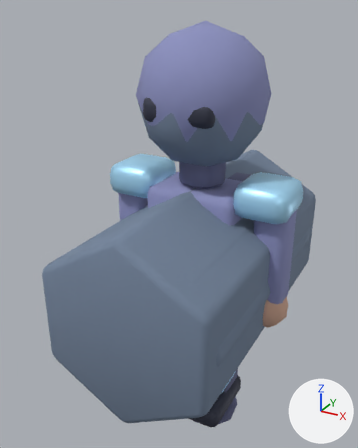
Before and after pictures for a commit that changed the glTF model public/assets/models/characters/slinger.glb.
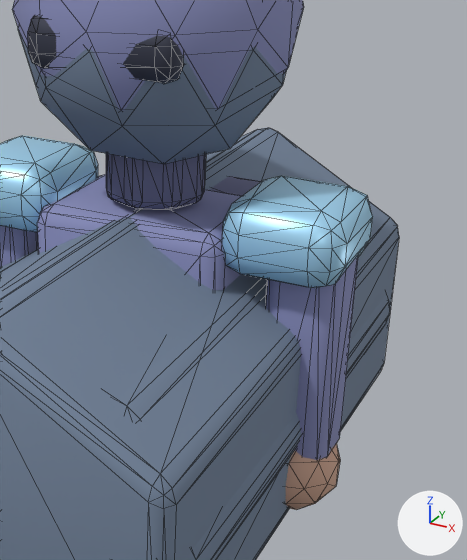
Each version is shown whole from a camera (50 mm lens) standing at (1.01, -2.08, 2.09) and looking at (-0.13, 0.0, 1.04), then close up on the part from 36% to 97% of the width and 20% to 78% of the height. The axes (+X, +Y, +Z) are drawn at lower right. The lights are the same throughout. The first two pictures are the older version. The close-ups show mesh edges as thin lines. Where no turn or scale is listed for an object, it has been applied to the vertices.

Before the edit, the objects in view are built like this:
```python
me_cube_276 = bpy.data.meshes.new('Cube.276')
me_cube_276.from_pydata(...)  # 56 vertices, 108 faces; spans x -0.135..0.135, y -0.15..0.15, z -0.085..0.085
me_cube_276.materials.append(mat_mat_slinger_accent)  # blue #ade2ff
me_cube_278 = bpy.data.meshes.new('Cube.278')
me_cube_278.from_pydata(...)  # 56 vertices, 108 faces; spans x -0.17..0.17, y -0.1..0.1, z -0.06..0.06
me_cube_278.materials.append(mat_mat_slinger_dark)  # greyish blue #3c3f50
me_icosphere_090 = bpy.data.meshes.new('Icosphere.090')
me_icosphere_090.from_pydata(...)  # an icosphere of 80 faces spanning x -0.285..0.285, y -0.3..0.3, z -0.3..0.3
me_icosphere_090.materials.append(mat_mat_lodproxy)  # greyish blue #76869e
ob_crest_shadow = bpy.data.objects.new('crest.shadow', me_cube_278)
ob_crest_shadow.location = (0.0, -0.18, 1.68)
ob_lod2_proxy_head = bpy.data.objects.new('LOD2_PROXY_head', me_icosphere_090)
ob_lod2_proxy_head.location = (0.0, 0.0, 1.68)
ob_shoulder_l = bpy.data.objects.new('shoulder.L', me_cube_276)
ob_shoulder_l.location = (-0.34, 0.0, 1.28)
# also in view: 'torso' at (0.0, 0.0, 0.98); 'shoulder.R' at (0.34, 0.0, 1.28); 'LOD2_PROXY_body' at (0.0, 0.0, 0.84); 'crest.hood' at (0.0, 0.0, 1.72); 'arm.L' at (-0.38, 0.0, 1.02)
```
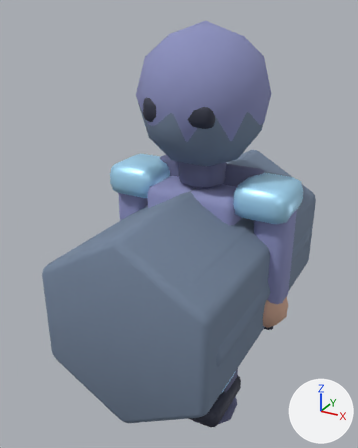
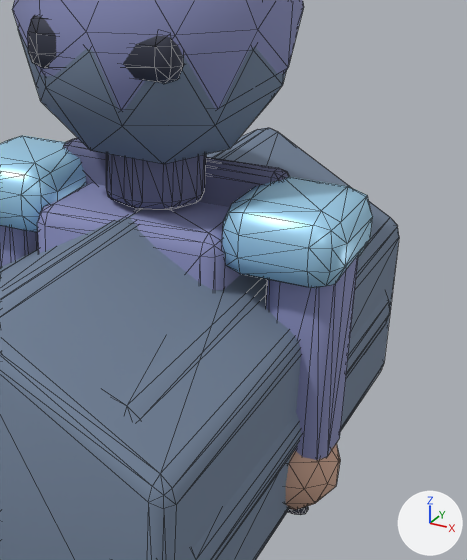
Location of each change, [x1, y1, x2, y2] in pixels of the close-ups (467 x 560 px):
'rangedMantle', added (blue): after [63, 138, 289, 207]
'raggedHem', added (mostly hidden): after [288, 506, 308, 515]

Edits to the bpy script that builds the scene:
```text
Add me_rangedmantlemesh_002:
    me_rangedmantlemesh_002.from_pydata(...)  # 56 vertices, 108 faces; spans x -0.375..0.375, y -0.04..0.04, z 0.85..1.38
    me_rangedmantlemesh_002.materials.append(mat_mat_slinger_leather)  # blue #676b8e
Add me_raggedhemmesh_001:
    me_raggedhemmesh_001.from_pydata(...)  # 84 vertices, 164 faces; spans x -0.416..0.41, y -0.035..0.035, z 0.56..0.815
    me_raggedhemmesh_001.materials.append(mat_mat_slinger_dark)  # greyish blue #3c3f50
Add ob_rangedmantle:
    ob_rangedmantle = bpy.data.objects.new('rangedMantle', me_rangedmantlemesh_002)
    ob_rangedmantle.location = (0.0, 0.08, 0.0)
Add ob_raggedhem:
    ob_raggedhem = bpy.data.objects.new('raggedHem', me_raggedhemmesh_001)
    ob_raggedhem.location = (0.0, 0.02, 0.0)
```
